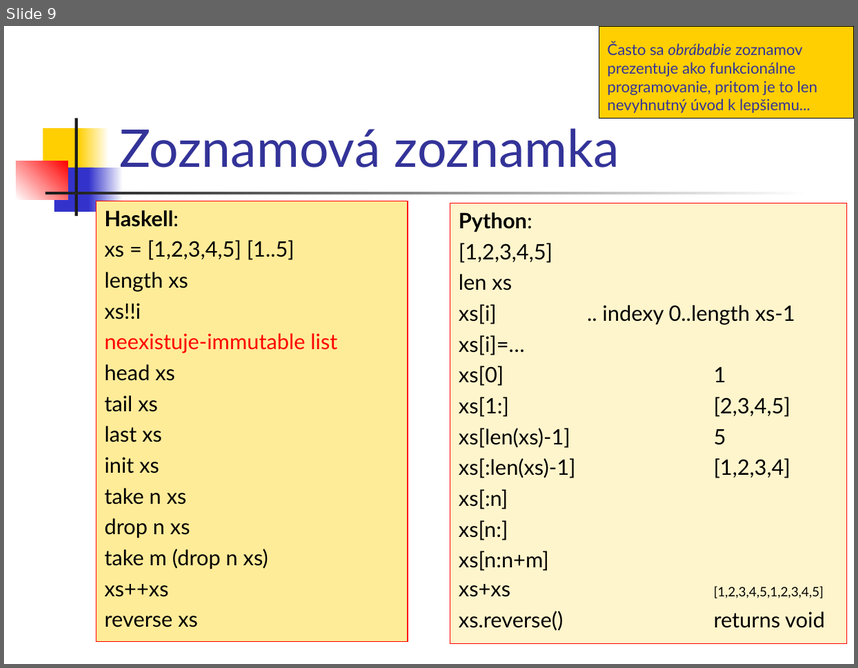
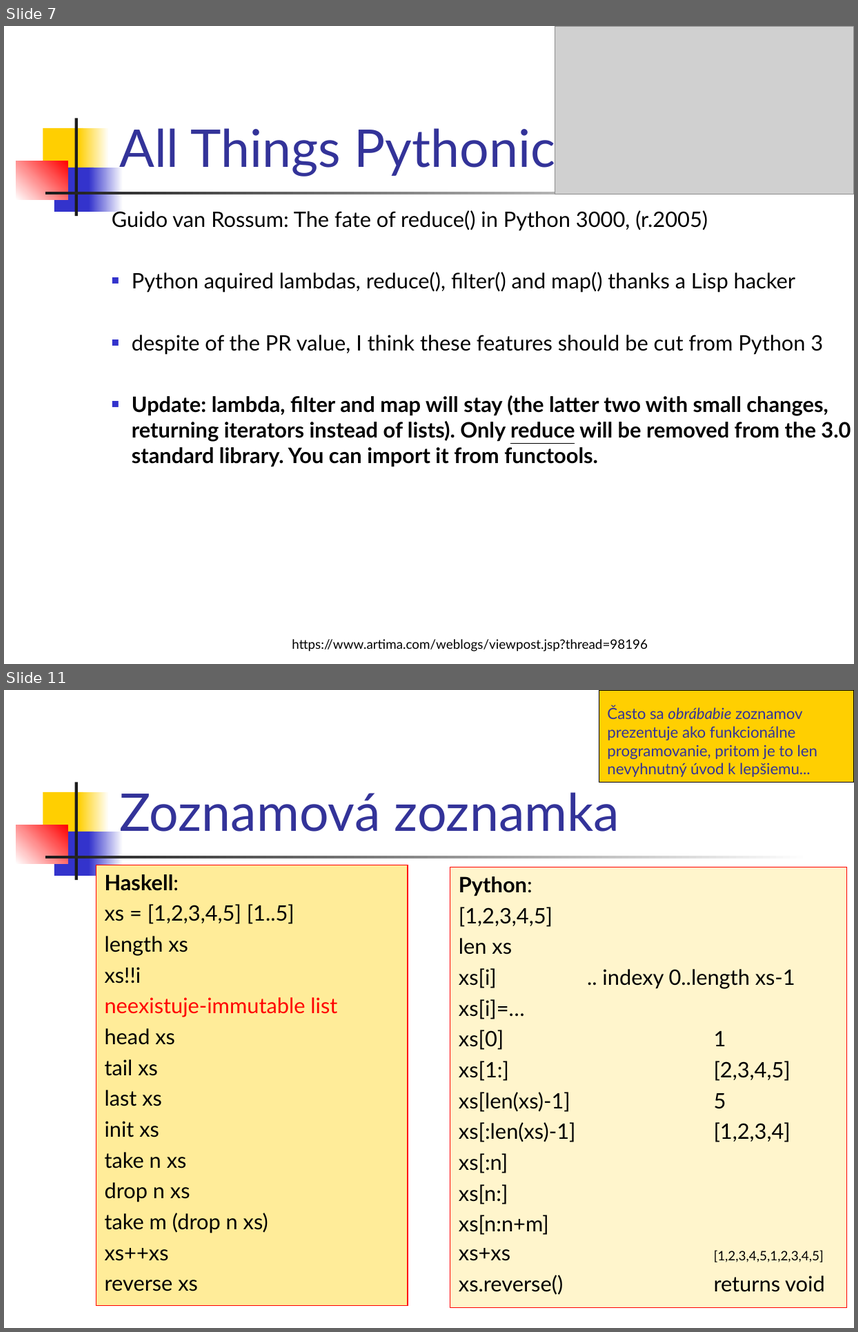
Before and after one commit to Funkcionalne/Prednasky, a slide deck: 02/02_fpro.ppt. Shown one above the other, each under a label of ours: slide 9 before the commit, slides 7 and 11 after it; the slides between them are not shown. The pictures are 858x668 and 858x1332 pixels, drawn with LibreOffice and Linux fonts; fonts in the diff are those of the drawing; grey boxes stand for pictures. Boxes give left, top, right and bottom in pixels: in the first picture for what was removed or moved away, otherwise in the second. Text is boxed around its words. In the diff, an @@ line names an element or a change of style, - is before the commit and + after.

```diff
--- a/02/02_fpro.ppt
+++ b/02/02_fpro.ppt
@@ slide 7 added at (4, 26, 854, 664), background #FFFFFF; not listed: 7 template elements that a slide beside it also shows @@
@@ picture added at (555, 26, 854, 194) @@
@@ title added at (119, 122, 556, 176), 44 pt, text #333399 @@
+All Things Pythonic
@@ text added at (112, 208, 851, 466), 18 pt, text #000000 @@
+Guido van Rossum: The fate of reduce() in Python 3000, (r.2005)
+■ Python aquired lambdas, reduce(), filter() and map() thanks a Lisp hacker
+■ despite of the PR value, I think these features should be cut from Python 3
+■ Update: lambda, filter and map will stay (the latter two with small changes, returning iterators instead of lists). Only reduce will be removed from the 3.0 standard library. You can import it from functools.
@@ text added at (292, 639, 648, 651), 11 pt, text #000000 @@
+https://www.artima.com/weblogs/viewpost.jsp?thread=98196
@@ what was slide 9 is now slide 11 @@
```
Also in this commit, not shown: 17 slides changed, 1 other slide added, 1 other file.
